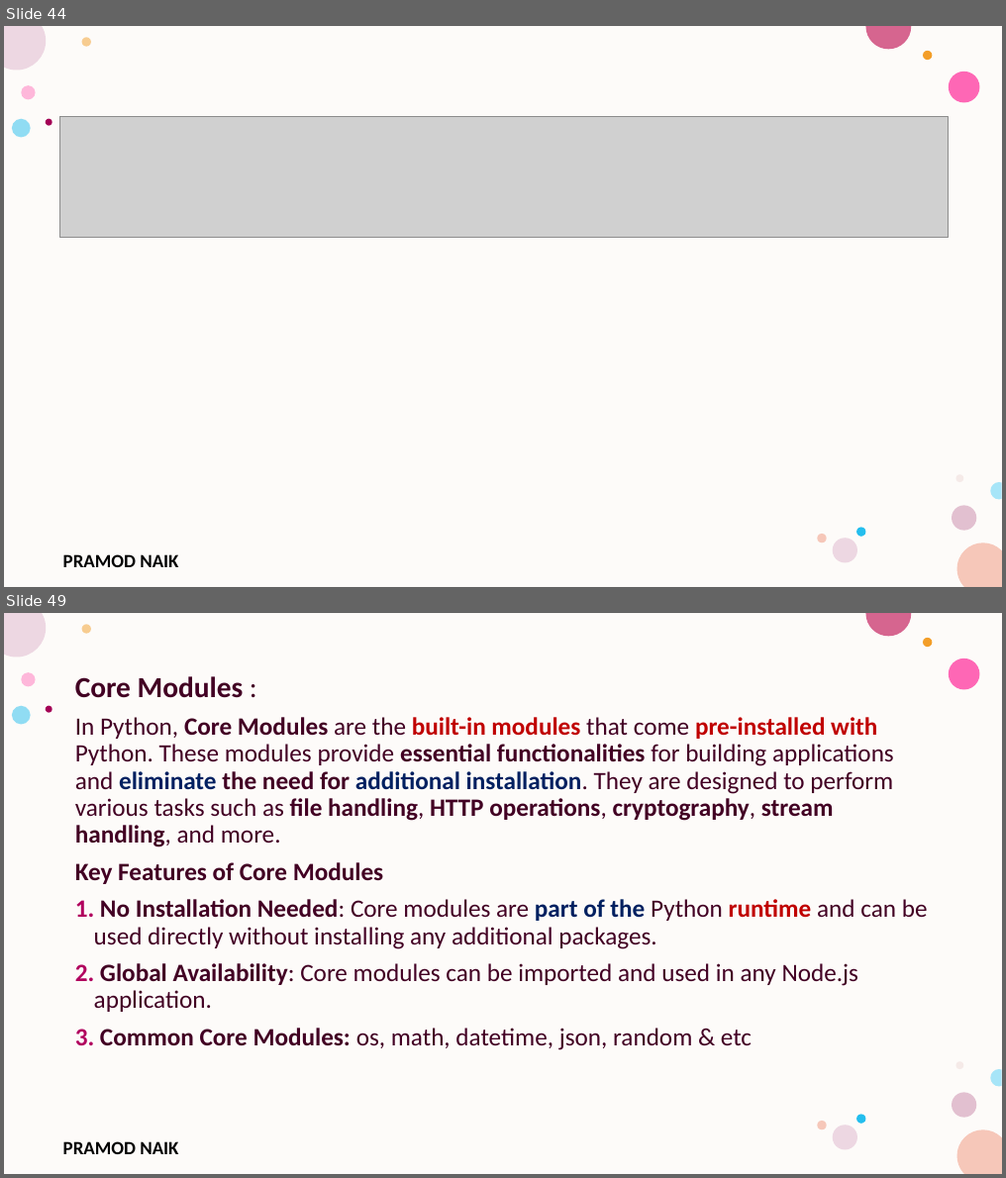
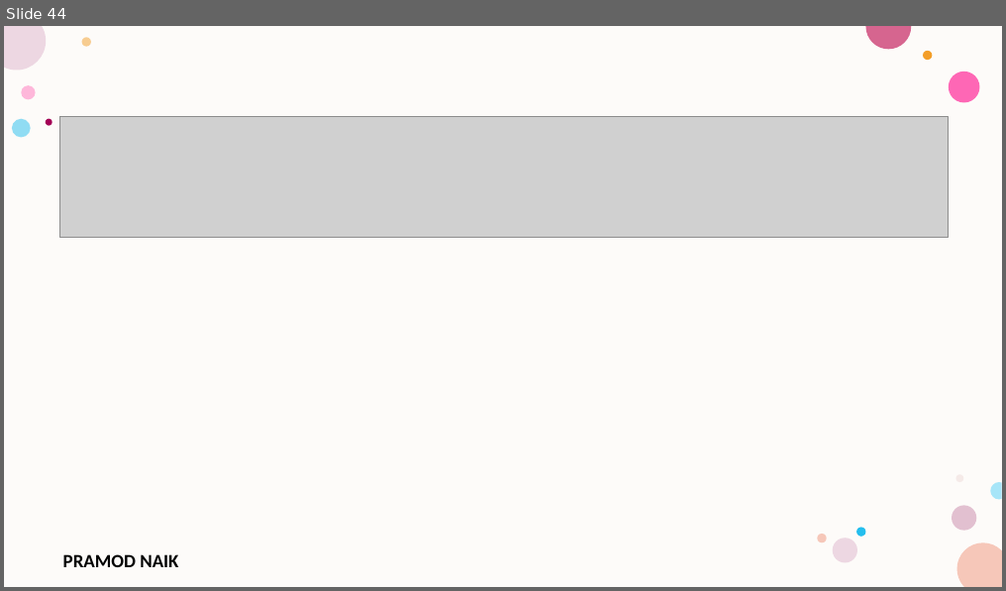
Before and after one commit to PRAMODNAIK-DEV/Backend-Dev-using-Python-FastAPI, a slide deck: FastAPI/Introduction to FastAPI.pptx. Shown one above the other, each under a label of ours: slides 44 and 49 before the commit, slide 44 after it; the slides between them are not shown. The pictures are 1006x1178 and 1006x591 pixels, drawn with LibreOffice and Linux fonts; fonts in the diff are those of the drawing; grey boxes stand for pictures; background and template pictures are left out. Boxes give left, top, right and bottom in pixels: in the first picture for what was removed or moved away, otherwise in the second. Text is boxed around its words. In the diff, an @@ line names an element or a change of style, - is before the commit and + after.

```diff
--- a/FastAPI/Introduction to FastAPI.pptx
+++ b/FastAPI/Introduction to FastAPI.pptx
@@ slide 49 removed at (4, 613, 1002, 1174), background #FFFFFF; not listed: 17 template elements that a slide beside it also shows @@
@@ text removed at (75, 676, 928, 1051) @@
-Core Modules :
-In Python, Core Modules are the built-in modules that come pre-installed with Python. These modules provide essential functionalities for building applications and eliminate the need for additional installation. They are designed to perform various tasks such as file handling, HTTP operations, cryptography, stream handling, and more.
-Key Features of Core Modules
-1. No Installation Needed: Core modules are part of the Python runtime and can be used directly without installing any additional packages.
-2. Global Availability: Core modules can be imported and used in any Node.js application.
-3. Common Core Modules: os, math, datetime, json, random & etc
```
Also in this commit, not shown: 7 slides changed, 15 other slides removed, 1 other file.
